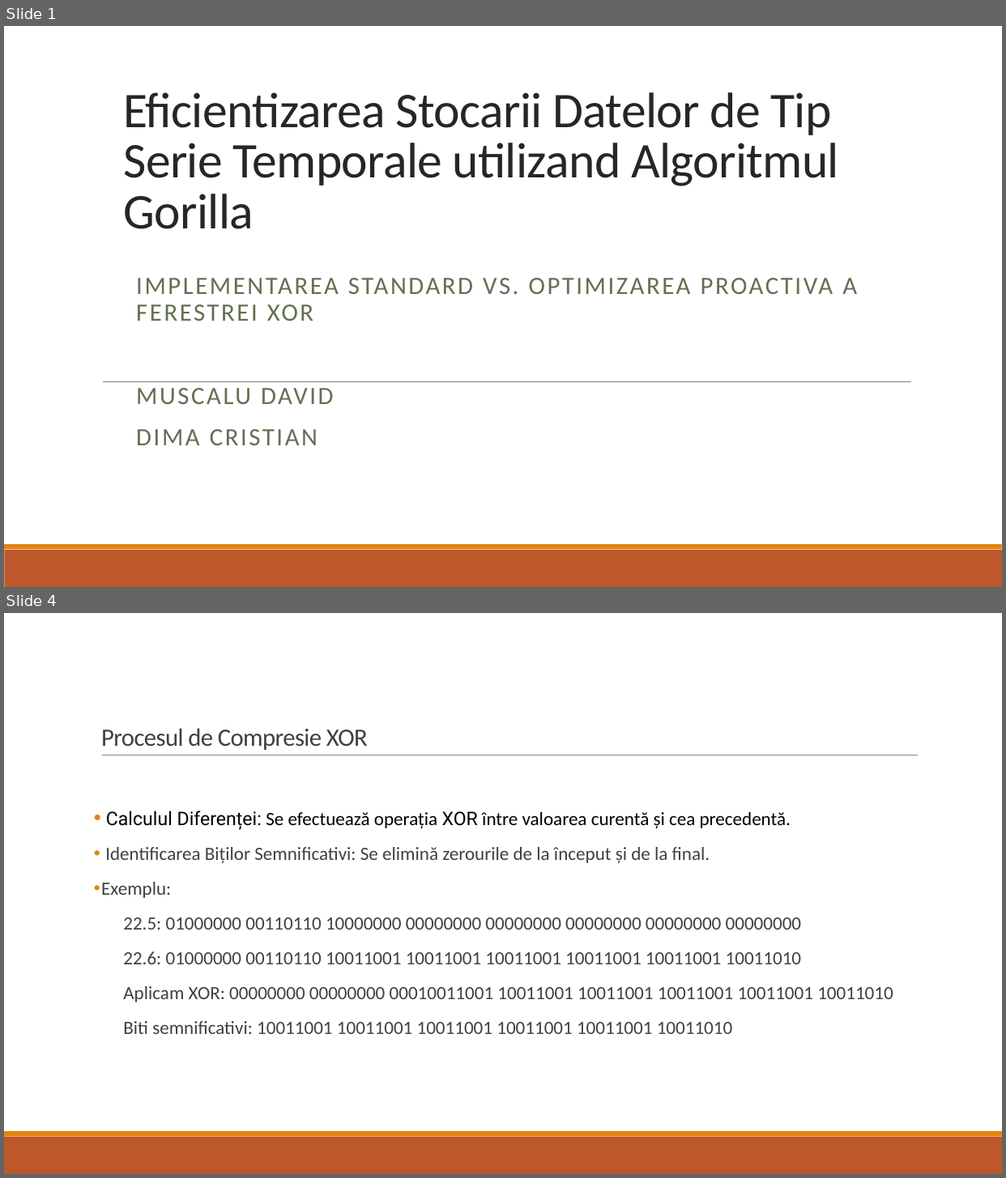
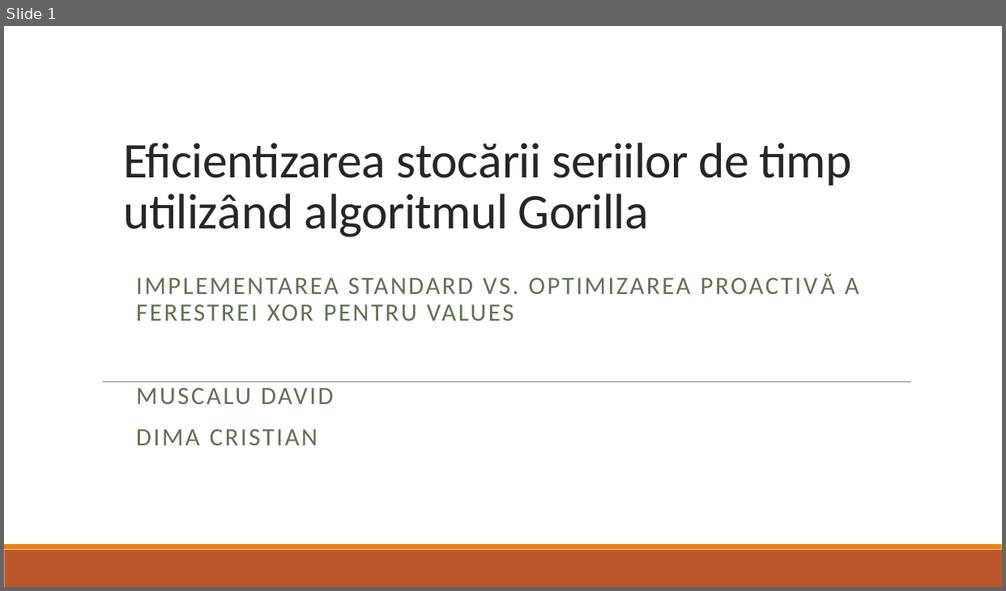
Before and after one commit to dimacul/PROIECT_PROCESAREA_SEMNALELOR, a slide deck: Eficientizarea Stocarii Datelor de Tip Serie Temporale utilizand.pptx. Shown one above the other, each under a label of ours: slides 1 and 4 before the commit, slide 1 after it; the slides between them are not shown. The pictures are 1006x1178 and 1006x591 pixels, drawn with LibreOffice and Linux fonts; fonts in the diff are those of the drawing. Boxes give left, top, right and bottom in pixels: in the first picture for what was removed or moved away, otherwise in the second. Text is boxed around its words. In the diff, an @@ line names an element or a change of style, - is before the commit and + after.

```diff
--- a/Eficientizarea Stocarii Datelor de Tip Serie Temporale utilizand.pptx
+++ b/Eficientizarea Stocarii Datelor de Tip Serie Temporale utilizand.pptx
@@ slide 4 removed at (x1=4, y1=613, x2=1002, y2=1174), background #FFFFFF; not listed: 2 template elements that a slide beside it also shows @@
@@ title removed at (x1=101, y1=728, x2=368, y2=750) @@
-Procesul de Compresie XOR
@@ line removed from (102, 756) to (918, 756) @@
@@ text removed at (x1=101, y1=811, x2=893, y2=1034) @@
-• Calculul Diferenței: Se efectuează operația XOR între valoarea curentă și cea precedentă.
-• Identificarea Biților Semnificativi: Se elimină zerourile de la început și de la final.
-• Exemplu:
-22.5: 01000000 00110110 10000000 00000000 00000000 00000000 00000000 00000000
-22.6: 01000000 00110110 10011001 10011001 10011001 10011001 10011001 10011010
-Aplicam XOR: 00000000 00000000 00010011001 10011001 10011001 10011001 10011001 10011010
-Biti semnificativi: 10011001 10011001 10011001 10011001 10011001 10011010
@@ slide 1 changed as well @@
@@ title at (x1=123, y1=143, x2=851, y2=237): text changed @@
-Eficientizarea Stocarii Datelor de Tip Serie Temporale utilizand Algoritmul Gorilla
+Eficientizarea stocării seriilor de timp utilizând algoritmul Gorilla
@@ subtitle at (x1=136, y1=278, x2=859, y2=321): text changed @@
-IMPLEMENTAREA STANDARD VS. OPTIMIZAREA PROACTIVA A FERESTREI XOR
+IMPLEMENTAREA STANDARD VS. OPTIMIZAREA PROACTIVĂ A FERESTREI XOR PENTRU VALUES
```
Also in this commit, not shown: 22 slides added, 7 other slides removed, 6 other files.
